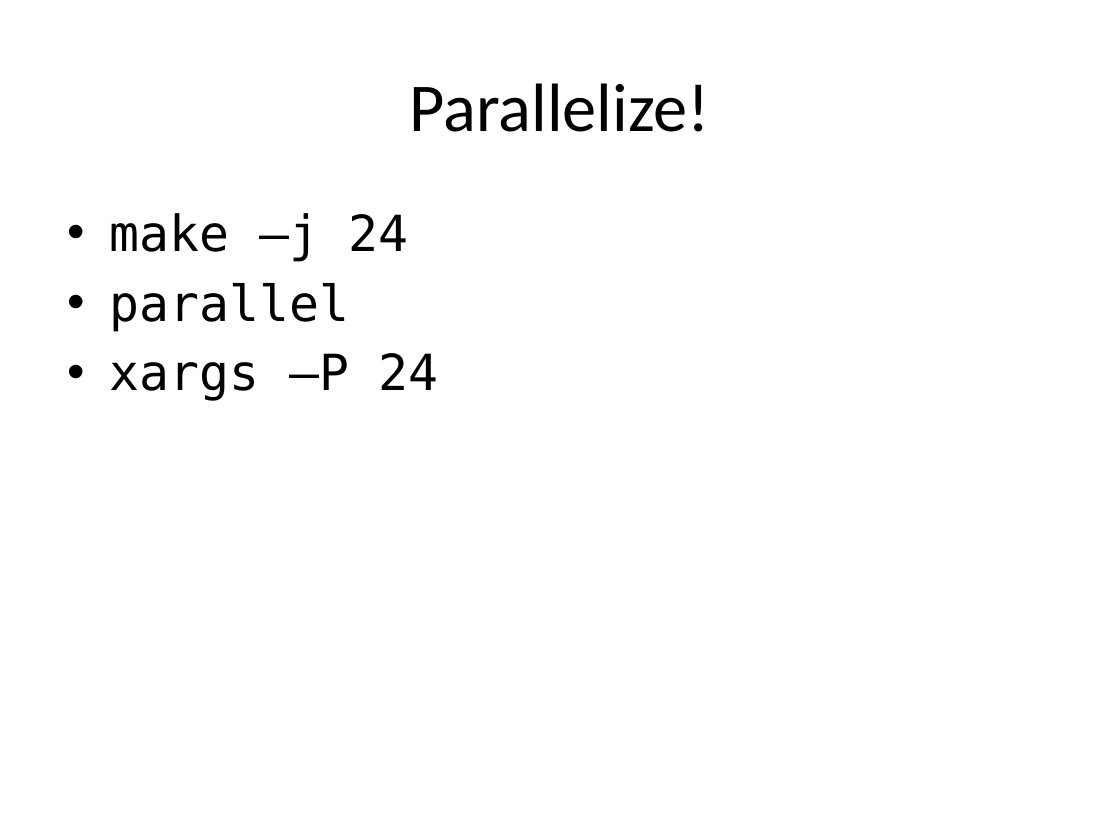
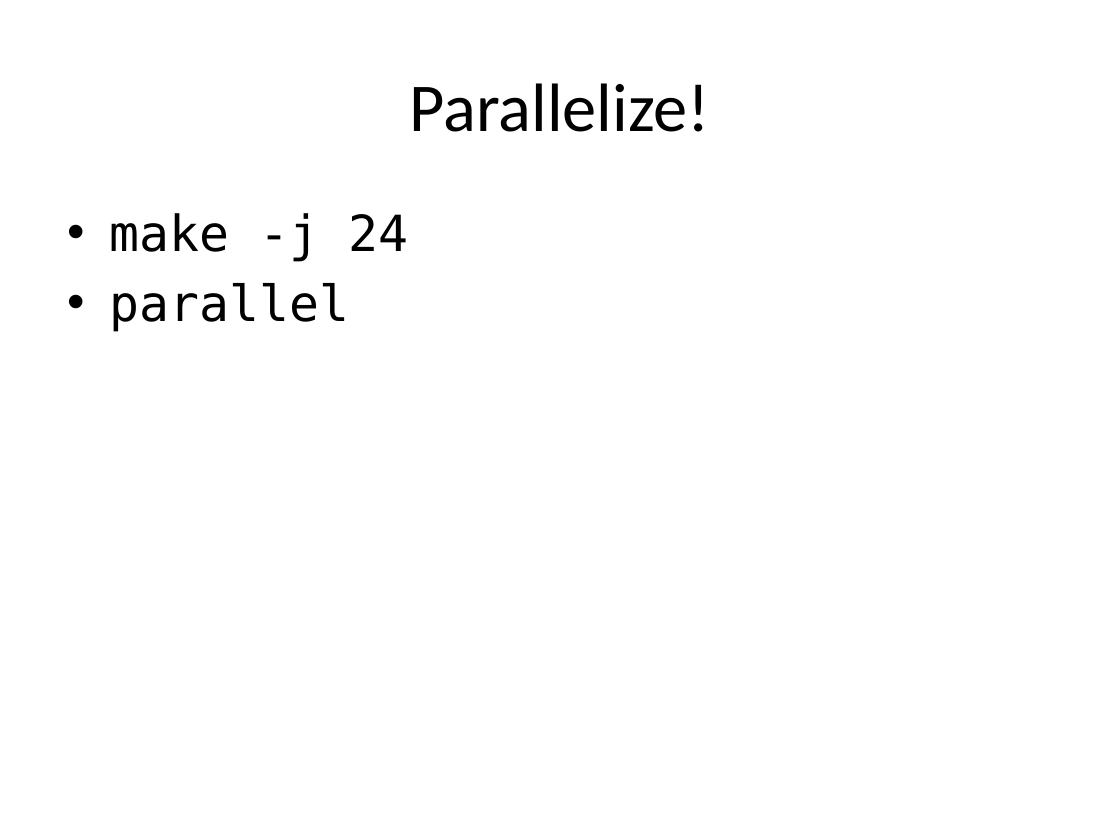
Before and after one commit to tsibley/Workflows-and-Parallel-Processing, a slide deck: slide 25 of CBG-2014-05-06.pptx (slide 22 before the commit). Drawn at 1120x840 pixels with LibreOffice and Linux fonts; fonts in the diff are those of the drawing. Boxes give left, top, right and bottom in pixels: in the first picture for what was removed or moved away, otherwise in the second. Text is boxed around its words. In the diff, an @@ line names an element or a change of style, - is before the commit and + after.

Commit message:
Some more fleshing out of the parallel section

```diff
--- a/CBG-2014-05-06.pptx
+++ b/CBG-2014-05-06.pptx
@@ text at (109,213,409,262): text changed @@
-• make –j 24
+• make -j 24
@@ text at (109,353,439,401): paragraph removed @@
-• xargs –P 24
```
Also in this commit, not shown: 4 other slides changed, 4 slides added.
